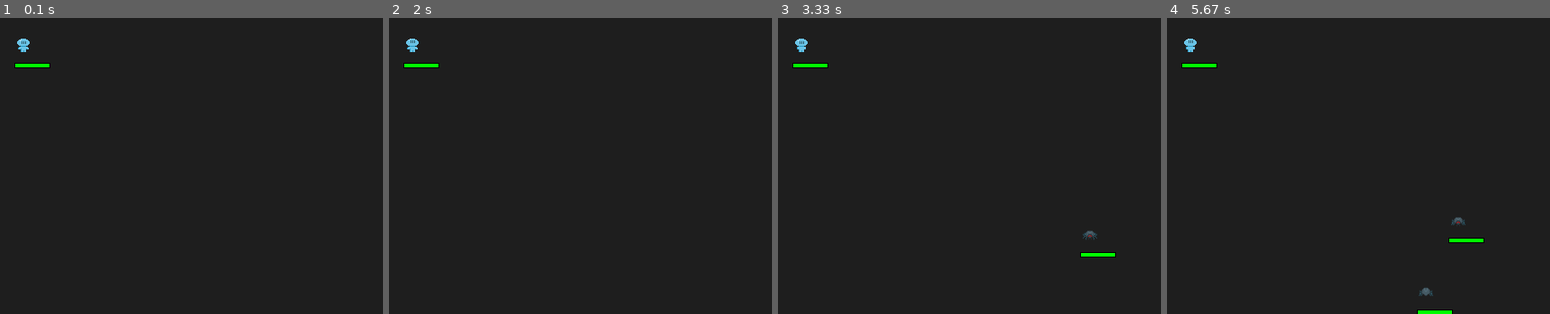
Above: before the commit, frames 1-4 (left to right).
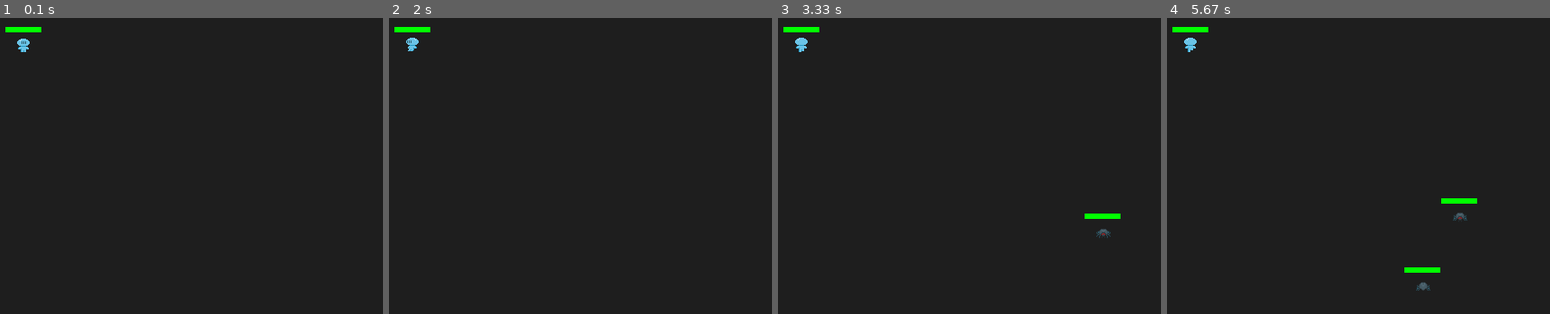
Above: after the commit, the same moments.

Repository: NullBrainReference/dv_pygame_vamplike
Game: pygame game, started from main.py
Two runs of this game, one before a commit and one after it. Both use one fixed random seed, a clock stepped at 60 frames per second and the inputs below.
Inputs:
- Up to frame 1 (0.1 s): no input
- Up to frame 2 (2 s): hold D 0.33-0.8 s; hold W 0.83-1.3 s; hold A from 1.83 s (still down)
- Up to frame 3 (3.33 s): release A at 2.37 s; hold S 2.4-2.7 s; hold A 2.73-3.13 s; hold W from 3.17 s (still down)
- Up to frame 4 (5.67 s): release W at 3.53 s; hold D 3.57-4.2 s; hold S 4.23-4.6 s; hold A 4.63-5.1 s; hold D 5.13-5.6 s; hold W from 5.63 s (still down)

The runs differ from the first frame. In frame 1, 0.3% of the frame differs, in the area x 1-14%, y 3-17%; in frame 2, 0.4%; in frame 3, 0.9%; in frame 4, 1.3%, in the area x 1-83%, y 3-100%.

Commit message:
camera & movement

Diff:
--- /dev/null
+++ b/GameManagement/Camera.py
@@ -0,0 +1,24 @@
+
+import pygame
+
+class Camera:
+    def __init__(self, screen_size: tuple[int,int]):
+        self.offset   = pygame.Vector2(0, 0)
+        self.screen_w = screen_size[0]
+        self.screen_h = screen_size[1]
+
+    def update(self, target_pos: pygame.Vector2):
+        """
+        Вычисляем смещение так, чтобы target_pos (игрок) оказался
+        в центре экрана: offset = center – world_pos.
+        """
+        self.offset.x = self.screen_w / 2 - target_pos.x
+        self.offset.y = self.screen_h / 2 - target_pos.y
+
+    def apply(self, world_pos: pygame.Vector2) -> pygame.Vector2:
+        """Преобразует координаты из мировых в экранные."""
+        return world_pos + self.offset
+
+    def apply_rect(self, rect: pygame.Rect) -> pygame.Rect:
+        """Сдвигает прямоугольник на offset."""
+        return rect.move(self.offset.x, self.offset.y)
--- a/GameManagement/GameManager.py
+++ b/GameManagement/GameManager.py
@@ -8,6 +8,7 @@
 from Unit.Enemy        import Enemy
 from Weapon.Weapon     import Bow, Sword
 from GameManagement.GameField import GameField
+from .Camera     import Camera
 
 class GameManager:
     def __init__(self, screen):
@@ -16,6 +17,8 @@
         self.field      = GameField()
         self.spawn_timer = 0.0
         self.spawn_rate  = 2.0  # сек
+
+        self.camera = Camera(screen.get_size())
 
         # Подписываемся на события от оружия
         bus.subscribe(SpawnProjectile, lambda e: self.field.projectiles.append(e.projectile))
@@ -48,6 +51,8 @@
 
         # Обновление игрока
         self.field.player.update(dt)
+
+        self.camera.update(self.field.player.pos)
 
         # Обновление и атака каждого врага
         for en in self.field.enemies:
@@ -92,14 +97,14 @@
 
     def draw(self):
         self.screen.fill((30, 30, 30))
-        self.field.player.draw(self.screen)
+        self.field.player.draw(self.screen, self.camera)
 
         for en in self.field.enemies:
-            en.draw(self.screen)
+            en.draw(self.screen, self.camera)
         for p in self.field.projectiles:
-            p.draw(self.screen)
+            p.draw(self.screen, self.camera)
         for e in self.field.effects:
-            e.draw(self.screen)
+            e.draw(self.screen, self.camera)
 
         pygame.display.flip()
 
--- a/UI/HPBar.py
+++ b/UI/HPBar.py
@@ -1,12 +1,22 @@
 import pygame
 
-def draw_hp_bar(screen, unit, offset_y=10, width=40, height=6):
-    x = unit.pos.x + 10 - width // 2  # центр над юнитом
-    y = unit.pos.y - offset_y
+# UI/HPBar.py
+def draw_hp_bar(screen, unit, pos: pygame.Vector2):
 
-    hp_ratio = unit.hp / unit.max_hp
-    hp_color = (0, 255, 0) if hp_ratio > 0.5 else (255, 255, 0) if hp_ratio > 0.2 else (255, 0, 0)
-
-    pygame.draw.rect(screen, (50, 50, 50), (x, y, width, height))  # фон
-    pygame.draw.rect(screen, hp_color, (x, y, int(width * hp_ratio), height))  # HP
-    pygame.draw.rect(screen, (0, 0, 0), (x, y, width, height), 1)  # рамка
+    bar_width  = 40
+    bar_height = 6
+    pct        = unit.hp / unit.max_hp
+    health_rect = pygame.Rect(
+        pos.x - bar_width // 2,
+        pos.y,
+        int(bar_width * pct),
+        bar_height
+    )
+    bg_rect = pygame.Rect(
+        pos.x - bar_width // 2,
+        pos.y,
+        bar_width,
+        bar_height
+    )
+    pygame.draw.rect(screen, (60, 60, 60), bg_rect)
+    pygame.draw.rect(screen, (0, 255, 0), health_rect)
--- a/Unit/Enemy.py
+++ b/Unit/Enemy.py
@@ -4,6 +4,7 @@
 from Weapon.Weapon import Weapon
 from UI.HPBar import draw_hp_bar
 from Animation.AnimationLibrary import ANIMATION_LIBRARY
+from GameManagement.Camera import Camera
 
 class Enemy(Unit):
     def __init__(self,
@@ -60,15 +61,18 @@
             self.anim_timer -= frame_duration
             self.anim_frame_idx = (self.anim_frame_idx + 1) % len(self.current_anim.frames)
 
-    def draw(self, screen: pygame.Surface):
+# Unit/Enemy.py
+    def draw(self, screen: pygame.Surface, camera: Camera):
         frame = self.current_anim.frames[self.anim_frame_idx]
         if self.flip_horiz:
             frame = pygame.transform.flip(frame, True, False)
 
-        rect = frame.get_rect(center=self.pos)
+        screen_pos = camera.apply(self.pos)
+        rect = frame.get_rect(center=screen_pos)
         screen.blit(frame, rect)
 
-        draw_hp_bar(screen, self, offset_y=-20)
+        bar_pos = screen_pos + pygame.Vector2(0, -20)
+        draw_hp_bar(screen, self, pos=bar_pos)
 
     def on_death(self):
         print(f"{self.enemy_type} уничтожен!")
--- a/Unit/Player.py
+++ b/Unit/Player.py
@@ -1,13 +1,16 @@
+
 import pygame
 from Animation.AnimationLibrary import ANIMATION_LIBRARY
 from .Unit import Unit
 from Weapon.Weapon import Weapon
 from UI.HPBar import draw_hp_bar
+from GameManagement.Camera import Camera
 
 class Player(Unit):
     def __init__(self, weapon: Weapon):
         super().__init__(hp=100, weapon=weapon)
-        self.pos = pygame.Vector2(400, 300)
+        self.pos   = pygame.Vector2(400, 300)
+        self.speed = 20                             # pixels per second
 
         # Словарь анимаций, включая death
         self.animations = {
@@ -22,62 +25,94 @@
         self.current_anim   = self.animations["idle"]
         self.anim_timer     = 0.0
         self.anim_frame_idx = 0
+        self.flip_horiz     = False
 
         # Флаг смерти
         self.is_dead = False
 
     def update(self, dt: float):
-        # Если умер — проигрываем только death-анимацию один раз
+        # Смерть: только death-анимация
         if self.is_dead:
             self._update_death_animation(dt)
             return
 
-        # Пока жив — обновляем оружие и idle-анимацию
+        # 1) Обновляем оружие
         self.weapon.update(dt)
-        self.current_anim = self.animations["idle"]
 
+        # 2) Обрабатываем ввод WASD
+        keys = pygame.key.get_pressed()
+        move = pygame.Vector2(
+            (keys[pygame.K_d] - keys[pygame.K_a]),
+            (keys[pygame.K_s] - keys[pygame.K_w])
+        )
+
+        if move.length_squared() > 0:
+            # движение
+            dir_norm = move.normalize()
+            self.pos += dir_norm * self.speed * dt
+
+            # выбираем анимацию по направлению
+            if abs(dir_norm.x) > abs(dir_norm.y):
+                self.current_anim = self.animations["side"]
+                self.flip_horiz   = dir_norm.x < 0
+            elif dir_norm.y < 0:
+                self.current_anim = self.animations["up"]
+                self.flip_horiz   = False
+            else:
+                self.current_anim = self.animations["down"]
+                self.flip_horiz   = False
+        else:
+            # стоим на месте
+            self.current_anim = self.animations["idle"]
+            self.flip_horiz   = False
+
+        # 3) Продвигаем кадр
         self._advance_frame(dt)
 
-    def draw(self, screen: pygame.Surface):
+    def draw(self, screen: pygame.Surface, camera: Camera):
         frame = self.current_anim.frames[self.anim_frame_idx]
-        rect  = frame.get_rect(center=self.pos)
+        if self.flip_horiz:
+            frame = pygame.transform.flip(frame, True, False)
+
+        screen_pos = camera.apply(self.pos)
+        rect = frame.get_rect(center=screen_pos)
         screen.blit(frame, rect)
 
-        # HP-бар не рисуем, если уже умер
         if not self.is_dead:
-            draw_hp_bar(screen, self, offset_y=-20)
+            # HP-бар тоже смещаем через camera
+            bar_pos = camera.apply(self.pos) + pygame.Vector2(0, -20)
+            draw_hp_bar(screen, self, pos=bar_pos)
+
 
     def on_death(self):
         if self.is_dead:
             return
-
         self.is_dead        = True
         self.current_anim   = self.animations["death"]
         self.anim_timer     = 0.0
         self.anim_frame_idx = 0
 
     def _advance_frame(self, dt: float):
-        """Обычный цикл кадра для бесконечных анимаций."""
+        """Зацикленная анимация (idle, walk...)."""
         self.anim_timer += dt
         frame_duration = 1.0 / self.current_anim.frame_rate
 
         if self.anim_timer >= frame_duration:
-            self.anim_timer -= frame_duration
+            self.anim_timer     -= frame_duration
             self.anim_frame_idx = (self.anim_frame_idx + 1) % len(self.current_anim.frames)
 
     def _update_death_animation(self, dt: float):
-        """Проигрываем death-анимацию один раз и останавливаемся на последнем кадре."""
-        # Если анимация уже закончилась — ничего не делаем
+        """Проигрываем death-анимацию один раз."""
+        # если уже на последнем кадре — выходим
         if self.anim_frame_idx >= len(self.current_anim.frames) - 1:
             return
 
-        # Иначе продвигаем кадр по таймеру
         self.anim_timer += dt
         frame_duration = 1.0 / self.current_anim.frame_rate
 
         if self.anim_timer >= frame_duration:
-            self.anim_timer -= frame_duration
+            self.anim_timer     -= frame_duration
             self.anim_frame_idx += 1
-            # clamp на последний кадр
+            # не выходим за границы
             if self.anim_frame_idx >= len(self.current_anim.frames):
                 self.anim_frame_idx = len(self.current_anim.frames) - 1
--- a/Unit/Unit.py
+++ b/Unit/Unit.py
@@ -21,7 +21,7 @@
         pass
 
     @abstractmethod
-    def draw(self, screen):
+    def draw(self, screen, camera):
         pass
 
     @abstractmethod
--- a/Weapon/Weapon.py
+++ b/Weapon/Weapon.py
@@ -2,6 +2,7 @@
 import pygame
 from Events.Events import SpawnProjectile, SpawnEffect
 from Events.EventBus import bus
+from GameManagement.Camera import Camera
 
 class Weapon:
     def __init__(self, range: float, rate: float, damage: float):
@@ -37,9 +38,9 @@
     def update(self, dt):
         self.pos += self.direction * self.speed * dt
 
-    def draw(self, screen):
-        pygame.draw.circle(screen, (255, 255, 0), self.pos, self.radius)
-
+    def draw(self, screen: pygame.Surface, camera: Camera):
+        screen_pos = camera.apply(self.pos)
+        pygame.draw.circle(screen, (255, 255, 0), screen_pos, self.radius)
 
 
 class Bow(Weapon):
@@ -90,8 +91,10 @@
         if self.timer <= 0:
             self.alive = False
 
-    def draw(self, screen):
-        if self.alive:
-            alpha = int(255 * (self.timer / 0.3))
-            color = (255, 255, 255)
-            pygame.draw.circle(screen, color, self.pos, int(self.radius), 2)
+    def draw(self, screen: pygame.Surface, camera: Camera):
+        if not self.alive:
+            return
+        screen_pos = camera.apply(self.pos)
+        alpha = int(255 * (self.timer / 0.3))
+        color = (255, 255, 255, alpha)
+        pygame.draw.circle(screen, color, screen_pos, int(self.radius), 2)
